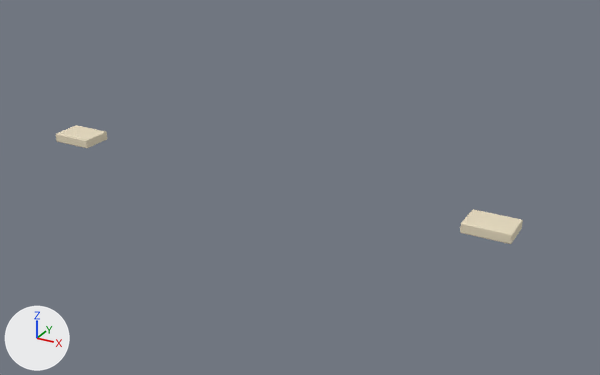
Before and after pictures for a commit that changed the FBX model art/exports/worlds/04_OnePiece/Gates_Trim.fbx.
Camera for both pictures: a 50 mm camera at (84.1, -136.0, 67.3) aimed at (7.6, 3.1, -2.2). Lighting does not change. The marker at lower left points along +X, +Y and +Z. The first picture is the older version. Where no turn or scale is listed for an object, it has been applied to the vertices.

The older version as bpy lines, for what is in view:
```python
me_entrypiercap_1_001 = bpy.data.meshes.new('EntryPierCap-1.001')
me_entrypiercap_1_001.from_pydata(...)  # 112 vertices, 108 faces; spans x -53.8..53.8, y -3.5..3.5, z -1.0..1.0
me_entrypiercap_1_001.materials.append(mat_op_trim)  # beige #e8dcc0
ob_entrypiercap_1_001 = bpy.data.objects.new('EntryPierCap-1.001', me_entrypiercap_1_001)
ob_entrypiercap_1_001.location = (0.0, 0.0, 0.0)
```
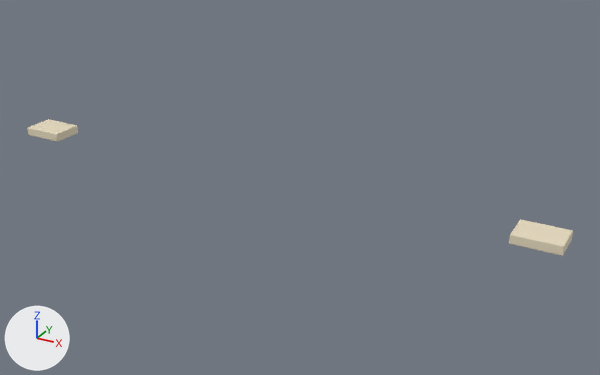
Changed parts and their boxes [x1, y1, x2, y2] in the pictures (600 x 375 px; the box of a moved part takes in the faces that stretch with it):
'EntryPierCap-1.001', reshaped (17% wider, 15% taller)
    before: [56, 125, 523, 244]
    after: [27, 119, 573, 256]
part 1 of me_entrypiercap_1_001, moved or reshaped
    before: [56, 125, 107, 148]
    after: [27, 119, 78, 142]
part 2 of me_entrypiercap_1_001, moved or reshaped
    before: [460, 209, 523, 244]
    after: [509, 220, 573, 256]

The change, as a diff of the scene's bpy script:
```diff
--- a/art/exports/worlds/04_OnePiece/Gates_Trim.fbx.py
+++ b/art/exports/worlds/04_OnePiece/Gates_Trim.fbx.py
@@ me_entrypiercap_1_001 @@
 # used by ob_entrypiercap_1_001; location = (0.0, 0.0, 0.0)
-me_entrypiercap_1_001.from_pydata(...)  # 112 vertices, 108 faces; spans x -53.8..53.8, y -3.5..3.5, z -1.0..1.0
+me_entrypiercap_1_001.from_pydata(...)  # 112 vertices, 108 faces; spans x -62.8..62.8, y -3.5..3.5, z -1.0..1.0
+# me_entrypiercap_1_001 part 1: the loose piece of 56 vertices spanning x -53.8..-44.2, y -3.5..3.5, z -1.0..1.0 is moved by (-9.0, 0.0, 0.0)
+# me_entrypiercap_1_001 part 2: the loose piece of 56 vertices spanning x 44.2..53.8, y -3.5..3.5, z -1.0..1.0 is moved by (9.0, 0.0, 0.0)
 me_entrypiercap_1_001.materials.append(mat_op_trim)
```
